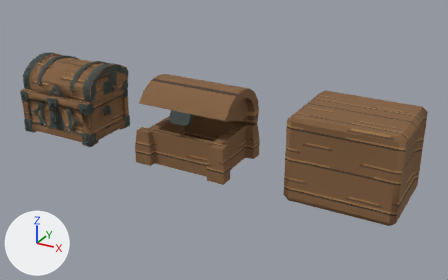
The Blender file art-direction/assets/source-study/source-chests.blend: old version first, new version second.
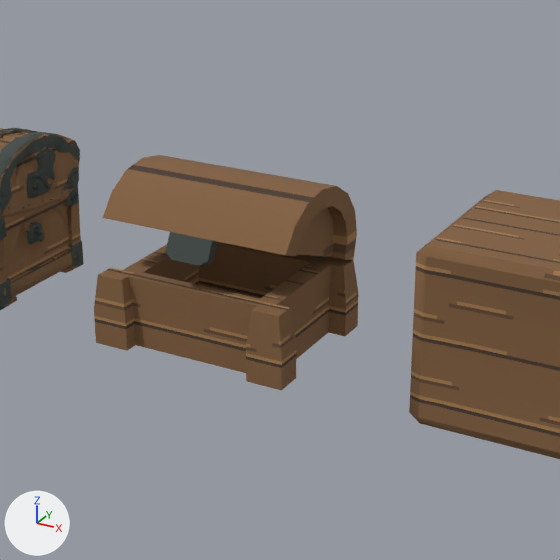
Each version is shown whole from a 50 mm camera at (4.58, -4.9, 2.71) aimed at (1.86, 0.06, 0.23), then close up on the part from 20% to 79% of the width and 0% to 95% of the height. Arrows for +X, +Y and +Z are at lower left; the lights stay in place. The last two pictures show the newer version.

In view in the first close-up: 'Generated supply chest', 'box-large', 'chest', 'lid'.
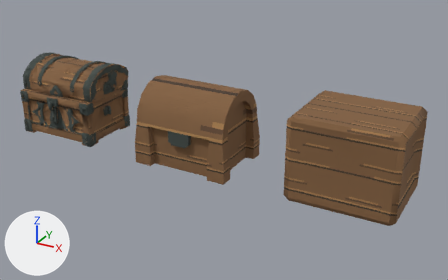
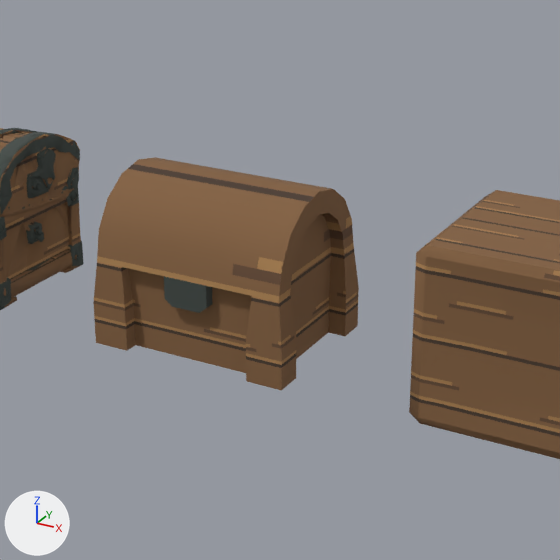
Changed parts and their boxes [x1, y1, x2, y2] in the close-ups (560 x 560 px):
'lid', surface changed, rescaled, turned
    before: [103, 155, 357, 266]
    after: [97, 157, 354, 313]
'chest', rescaled
    before: [94, 242, 358, 390]
    after: [93, 247, 359, 390]

The change, as a diff of the scene's bpy script:
```diff
--- a/art-direction/assets/source-study/source-chests.blend.py
+++ b/art-direction/assets/source-study/source-chests.blend.py
@@ me_lid @@
 me_lid.from_pydata(...)  # 262 vertices, 158 faces; spans x -0.124..0.124, y -0.249..0.0, z -0.045..0.124
 # used by ob_lid; parent = ob_chest; location = (0.0, 0.124, 0.133); rotation_euler = (-0.412, 0.0, 0.0), in degrees (-24, 0, 0)
+# me_lid part 1: texture (UV) coordinates of 152 of 158 faces, centred in x -0.124..0.124, y -0.249..-0.012, z -0.045..0.121, changed; they spanned u -0.12..0.13, v -0.12..0.31 and now span u -0.12..0.12, v -0.12..0.26
 me_lid.materials.append(mat_worked_oak_boards)
@@ ob_chest @@
 ob_chest.location = (0.0, -0.0171, 0.0)
-ob_chest.scale = (3.84, 2.94, 2.61)
+ob_chest.scale = (3.84, 2.94, 3.11)
@@ ob_lid @@
 ob_lid.location = (0.0, 0.124, 0.133)
-ob_lid.rotation_euler = (-0.412, 0.0, 0.0)  # degrees (-24, 0, 0)
```
